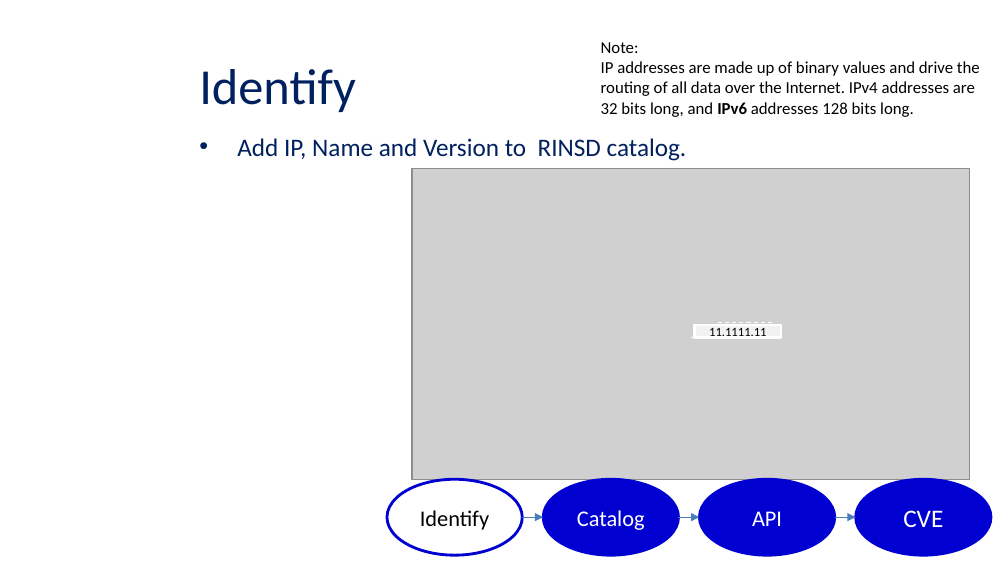
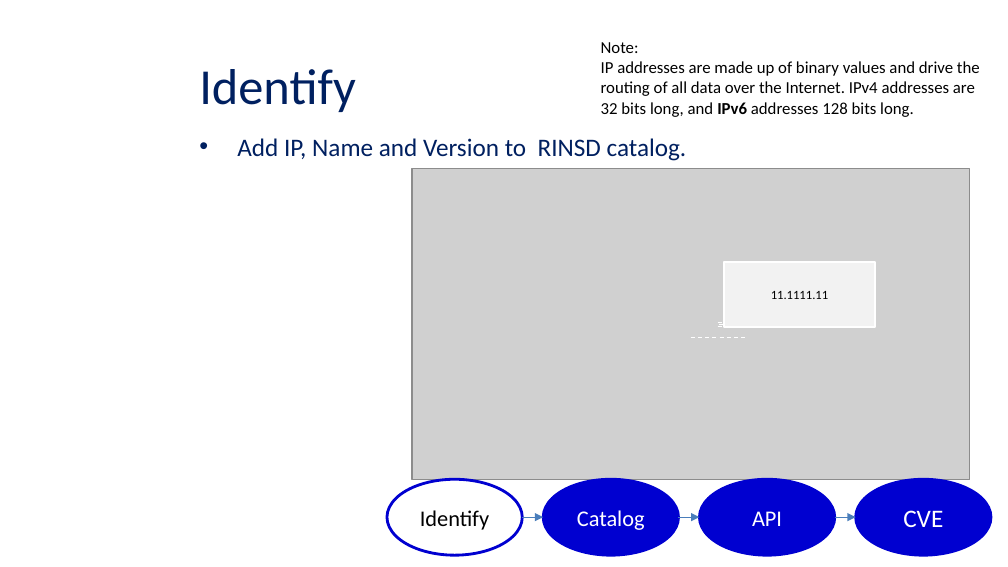
Before and after one commit to CTopham/TophamRepo, a slide deck: slide 6 of Shodan API/RINSD-Slides.pptx. Drawn at 1008x567 pixels with LibreOffice and Linux fonts; fonts in the diff are those of the drawing; grey boxes stand for pictures; background and template pictures are left out. Boxes give left, top, right and bottom in pixels: in the first picture for what was removed or moved away, otherwise in the second. Text is boxed around its words. In the diff, an @@ line names an element or a change of style, - is before the commit and + after.

```diff
--- a/Shodan API/RINSD-Slides.pptx
+++ b/Shodan API/RINSD-Slides.pptx
@@ rectangle "11.1111.11": place and size @@
-rectangle "11.1111.11" at [695,325,780,338]
+rectangle "11.1111.11" at [724,262,875,328]
@@ line added from (718, 327) to (775, 327), #FFFFFF 0.75 pt dashed @@
```
Also in this commit, not shown: 1 slide added, 2 other files.
